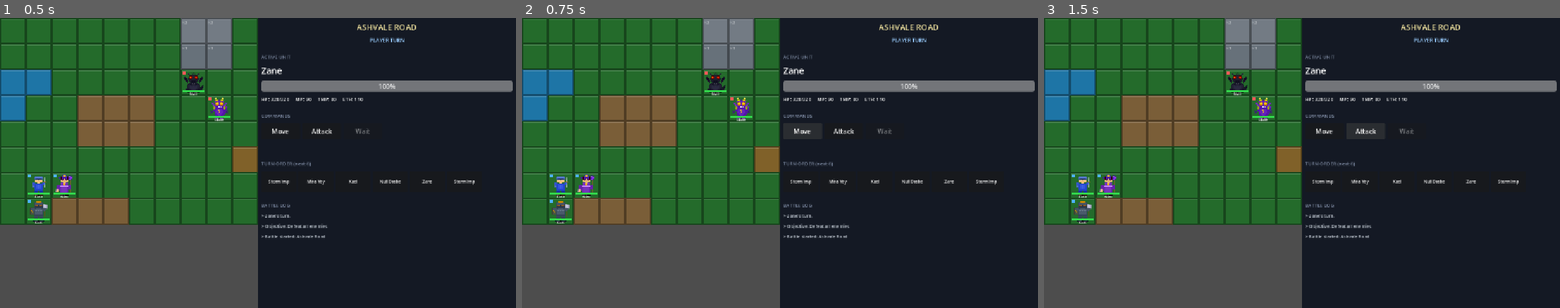
Above: before the commit, frames 1-3 (left to right).
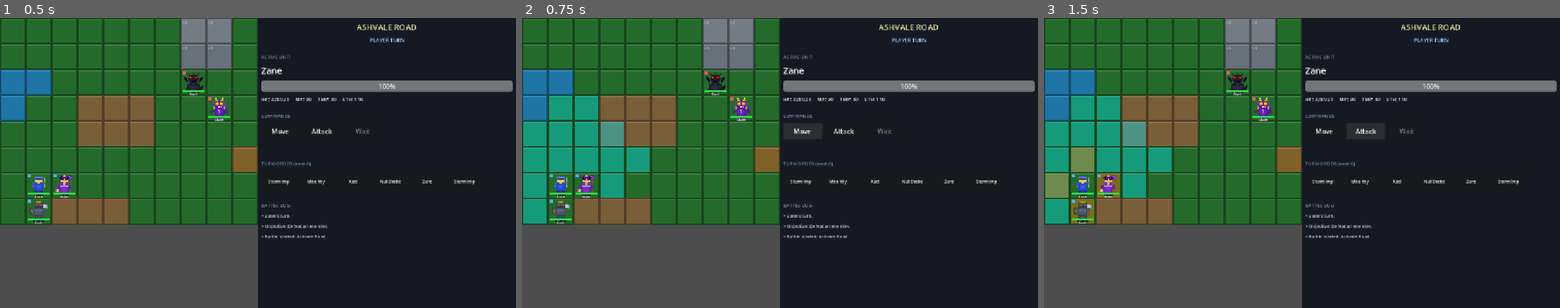
Above: after the commit, the same moments.

Repository: Rando2020/ProjectTactic
Game: Godot game, scene res://scenes/Battle.tscn
Same seed, same stepped clock (60 frames per second), same inputs: the game is played once before the commit and once after it.
Inputs:
- Up to frame 1 (0.5 s): no input
- Up to frame 2 (0.75 s): click "Move" at 0.5 s
- Up to frame 3 (1.5 s): click "Attack" at 1.25 s

Frame 1 is identical in both runs. In frame 2, 5.3% of the frame differs, in the area x 0-25%, y 26-71%; in frame 3, 5.7%.
Error before the commit: Parse Error: Cannot infer the type of "next" variable because the value doesn't have a set type. (res://scripts/grid/GridSystem.gd:32)

Commit message:
Fix GridSystem.gd Variant inference errors for Godot 4.6 strict mode
- Typed DIRECTIONS_CARDINAL/ALL as Array[Vector2i] so for-loop vars
  are Vector2i not Variant (fixes 'cannot infer type of next' error)
- Replaced all dict.get(key, null) patterns with has()+typed index
  to avoid 'Variant inference treated as error' warnings
- Replaced tile.has("key") with tile.get("key", default) for cleaner
  typed Dictionary access
- Fixed unused 'caster' param in CombatResolver.resolve_heal -> _caster

Co-Authored-By: Claude Sonnet 4.6 <noreply@anthropic.com>

Diff:
--- a/godot/scripts/grid/GridSystem.gd
+++ b/godot/scripts/grid/GridSystem.gd
@@ -1,43 +1,40 @@
 ## GridSystem.gd
 ## Pure grid math. No nodes, no rendering. Stateless utility functions.
-## Used by TacticalGrid, BattleManager, AI, and pathfinding.
 
 class_name GridSystem
 extends RefCounted
 
-const DIRECTIONS_CARDINAL := [
+const DIRECTIONS_CARDINAL: Array[Vector2i] = [
 	Vector2i(0, -1),  # N
 	Vector2i(1, 0),   # E
 	Vector2i(0, 1),   # S
 	Vector2i(-1, 0),  # W
 ]
 
-const DIRECTIONS_ALL := [
+const DIRECTIONS_ALL: Array[Vector2i] = [
 	Vector2i(0, -1), Vector2i(1, 0), Vector2i(0, 1), Vector2i(-1, 0),
 	Vector2i(1, -1), Vector2i(1, 1), Vector2i(-1, 1), Vector2i(-1, -1),
 ]
 
-const FACING_NAMES := { Vector2i(0,-1):"N", Vector2i(1,0):"E", Vector2i(0,1):"S", Vector2i(-1,0):"W" }
-
 
 ## Returns true if position is within the map bounds
 static func is_inside_map(pos: Vector2i, map_width: int, map_height: int) -> bool:
 	return pos.x >= 0 and pos.x < map_width and pos.y >= 0 and pos.y < map_height
 
 
-## Returns all cardinal neighbor positions inside the map
+## Returns all cardinal neighbour positions inside the map
 static func get_adjacent(pos: Vector2i, map_width: int, map_height: int) -> Array[Vector2i]:
 	var adj: Array[Vector2i] = []
-	for dir in DIRECTIONS_CARDINAL:
-		var next := pos + dir
+	for dir: Vector2i in DIRECTIONS_CARDINAL:
+		var next: Vector2i = pos + dir
 		if GridSystem.is_inside_map(next, map_width, map_height):
 			adj.append(next)
 	return adj
 
 
-## Returns all positions within move_range tiles using Dijkstra BFS.
-## tiles_dict: { Vector2i: Dictionary } with keys: move_cost, height, blocks_movement
-## unit_positions: Array[Vector2i] of occupied tiles (excluding mover)
+## Returns all positions reachable within move_range using Dijkstra BFS.
+## tiles_dict: Dictionary{ Vector2i -> Dictionary }
+## unit_positions: Array of occupied Vector2i (excluding the mover)
 static func get_move_range(
 	origin: Vector2i,
 	move_range: int,
@@ -47,50 +44,46 @@
 	map_height: int
 ) -> Array[Vector2i]:
 	var result: Array[Vector2i] = []
-	var frontier: Array = [ { "pos": origin, "cost": 0 } ]
-	var visited := {}
+	var frontier: Array[Dictionary] = [ { "pos": origin, "cost": 0 } ]
+	var visited: Dictionary = {}
 	visited[origin] = 0
 	while frontier.size() > 0:
-		frontier.sort_custom(func(a, b): return a["cost"] < b["cost"])
-		var current = frontier.pop_front()
+		frontier.sort_custom(func(a: Dictionary, b: Dictionary) -> bool: return a["cost"] < b["cost"])
+		var current: Dictionary = frontier.pop_front()
 		var current_pos: Vector2i = current["pos"]
 		var current_cost: int = current["cost"]
-		for dir in DIRECTIONS_CARDINAL:
+		for dir: Vector2i in DIRECTIONS_CARDINAL:
 			var next_pos: Vector2i = current_pos + dir
 			if not GridSystem.is_inside_map(next_pos, map_width, map_height):
 				continue
 			if unit_positions.has(next_pos):
 				continue
-			var tile = tiles_dict.get(next_pos, null)
-			if tile == null:
-				continue
-			if tile.has("blocks_movement") and tile.blocks_movement:
-				continue
-			var step_cost: int = 1
-			if tile.has("move_cost"):
-				step_cost = tile.move_cost
-			var current_tile = tiles_dict.get(current_pos, null)
+			if not tiles_dict.has(next_pos):
+				continue
+			var tile: Dictionary = tiles_dict[next_pos]
+			if tile.get("blocks_movement", false):
+				continue
+			var step_cost: int = tile.get("move_cost", 1)
 			var current_height: int = 0
-			if current_tile and current_tile.has("height"):
-				current_height = current_tile.height
-			var next_height: int = 0
-			if tile.has("height"):
-				next_height = tile.height
-			var height_diff := abs(next_height - current_height)
-			var new_cost: int = current_cost + step_cost + height_diff
+			if tiles_dict.has(current_pos):
+				var ct: Dictionary = tiles_dict[current_pos]
+				current_height = ct.get("height", 0)
+			var next_height: int = tile.get("height", 0)
+			var new_cost: int = current_cost + step_cost + abs(next_height - current_height)
 			if new_cost > move_range:
 				continue
-			var prev_cost = visited.get(next_pos, null)
-			if prev_cost == null or new_cost < prev_cost:
+			var prev: Variant = visited.get(next_pos, null)
+			if prev == null or new_cost < int(prev):
 				visited[next_pos] = new_cost
 				frontier.append({ "pos": next_pos, "cost": new_cost })
-	for pos_key in visited.keys():
-		if pos_key != origin:
-			result.append(pos_key)
+	for pos_key: Variant in visited.keys():
+		var p: Vector2i = pos_key
+		if p != origin:
+			result.append(p)
 	return result
 
 
-## Returns the shortest path from start to goal as Array[Vector2i].
+## Returns the shortest path from start to goal using A*.
 ## Returns empty array if no path exists.
 static func find_path(
 	start: Vector2i,
@@ -108,39 +101,35 @@
 	var f_score: Dictionary = { start: GridSystem.manhattan(start, goal) }
 	while open_set.size() > 0:
 		var inf := 9999999
-		open_set.sort_custom(func(a, b): return f_score.get(a, inf) < f_score.get(b, inf))
+		open_set.sort_custom(func(a: Vector2i, b: Vector2i) -> bool:
+			return f_score.get(a, inf) < f_score.get(b, inf))
 		var current: Vector2i = open_set.pop_front()
 		if current == goal:
 			var path: Array[Vector2i] = [current]
-			var cursor := current
+			var cursor: Vector2i = current
 			while came_from.has(cursor):
 				cursor = came_from[cursor]
 				path.append(cursor)
 			path.reverse()
 			return path
-		for dir in DIRECTIONS_CARDINAL:
+		for dir: Vector2i in DIRECTIONS_CARDINAL:
 			var neighbor: Vector2i = current + dir
 			if not GridSystem.is_inside_map(neighbor, map_width, map_height):
 				continue
 			if unit_positions.has(neighbor) and neighbor != goal:
 				continue
-			var tile = tiles_dict.get(neighbor, null)
-			if tile == null:
-				continue
-			if tile.has("blocks_movement") and tile.blocks_movement:
-				continue
-			var step_cost: int = 1
-			if tile.has("move_cost"):
-				step_cost = tile.move_cost
-			var current_tile = tiles_dict.get(current, null)
+			if not tiles_dict.has(neighbor):
+				continue
+			var tile: Dictionary = tiles_dict[neighbor]
+			if tile.get("blocks_movement", false):
+				continue
+			var step_cost: int = tile.get("move_cost", 1)
 			var current_height: int = 0
-			if current_tile and current_tile.has("height"):
-				current_height = current_tile.height
-			var neighbor_height: int = 0
-			if tile.has("height"):
-				neighbor_height = tile.height
-			var height_diff := abs(neighbor_height - current_height)
-			var tentative_g: int = g_score.get(current, 9999999) + step_cost + height_diff
+			if tiles_dict.has(current):
+				var ct: Dictionary = tiles_dict[current]
+				current_height = ct.get("height", 0)
+			var neighbor_height: int = tile.get("height", 0)
+			var tentative_g: int = g_score.get(current, 9999999) + step_cost + abs(neighbor_height - current_height)
 			if tentative_g < g_score.get(neighbor, 9999999):
 				came_from[neighbor] = current
 				g_score[neighbor] = tentative_g
@@ -150,7 +139,7 @@
 	return []
 
 
-## Returns tiles within attack range from origin
+## Returns tiles within [min_range, max_range] Manhattan distance from origin.
 static func get_attack_range(
 	origin: Vector2i,
 	min_range: int,
@@ -161,7 +150,7 @@
 	var result: Array[Vector2i] = []
 	for y in range(map_height):
 		for x in range(map_width):
-			var pos: Vector2i = Vector2i(x, y)
+			var pos := Vector2i(x, y)
 			var dist: int = GridSystem.manhattan(origin, pos)
 			if dist == 0:
 				continue
@@ -179,7 +168,7 @@
 	return abs(a.x - b.x) + abs(a.y - b.y)
 
 
-## Returns facing string "N"/"E"/"S"/"W" based on movement delta
+## Returns "N"/"E"/"S"/"W" based on movement delta
 static func facing_from_delta(from: Vector2i, to: Vector2i) -> String:
 	var delta := Vector2i(sign(to.x - from.x), sign(to.y - from.y))
 	if abs(to.x - from.x) >= abs(to.y - from.y):
@@ -187,62 +176,51 @@
 	return "S" if delta.y > 0 else "N"
 
 
-## Returns true if there is line of sight between two positions.
-static func has_line_of_sight(
-	from: Vector2i,
-	to: Vector2i,
-	tiles_dict: Dictionary
-) -> bool:
-	var x0 = from.x
-	var y0 = from.y
-	var x1 = to.x
-	var y1 = to.y
-	var dx = abs(x1 - x0)
-	var dy = -abs(y1 - y0)
-	var sx = 1 if x0 < x1 else -1
-	var sy = 1 if y0 < y1 else -1
-	var err = dx + dy
-	var origin_tile = tiles_dict.get(from, null)
+## Bresenham line-of-sight check.
+static func has_line_of_sight(from: Vector2i, to: Vector2i, tiles_dict: Dictionary) -> bool:
+	var x0: int = from.x
+	var y0: int = from.y
+	var x1: int = to.x
+	var y1: int = to.y
+	var dx: int = abs(x1 - x0)
+	var dy: int = -abs(y1 - y0)
+	var sx: int = 1 if x0 < x1 else -1
+	var sy: int = 1 if y0 < y1 else -1
+	var err: int = dx + dy
 	var base_height: int = 0
-	if origin_tile and origin_tile.has("height"):
-		base_height = origin_tile.height
+	if tiles_dict.has(from):
+		var ot: Dictionary = tiles_dict[from]
+		base_height = ot.get("height", 0)
 	while true:
-		var current_pos: Vector2i = Vector2i(x0, y0)
-		if current_pos != from and current_pos != to:
-			var tile = tiles_dict.get(current_pos, null)
-			if tile == null:
+		var cur := Vector2i(x0, y0)
+		if cur != from and cur != to:
+			if not tiles_dict.has(cur):
 				return false
-			var tile_height: int = 0
-			if tile.has("height"):
-				tile_height = tile.height
-			if abs(tile_height - base_height) > 1:
+			var tile: Dictionary = tiles_dict[cur]
+			if abs(tile.get("height", 0) - base_height) > 1:
 				return false
-			if tile.has("blocks_line_of_sight") and tile.blocks_line_of_sight:
+			if tile.get("blocks_line_of_sight", false):
 				return false
-		if current_pos == to:
+		if cur == to:
 			break
-		var e2 = 2 * err
+		var e2: int = 2 * err
 		if e2 >= dy:
-			if x0 == x1:
-				pass
-			else:
+			if x0 != x1:
 				err += dy
 				x0 += sx
 		if e2 <= dx:
-			if y0 == y1:
-				pass
-			else:
+			if y0 != y1:
 				err += dx
 				y0 += sy
 	return true
 
 
-## Converts grid position to world pixel position (centered on tile)
+## Grid → world pixel (tile centre)
 static func grid_to_world(grid_pos: Vector2i, tile_size: Vector2i) -> Vector2:
 	return Vector2(grid_pos.x * tile_size.x + tile_size.x * 0.5,
 				   grid_pos.y * tile_size.y + tile_size.y * 0.5)
 
 
-## Converts world pixel position to grid position
+## World pixel → grid position
 static func world_to_grid(world_pos: Vector2, tile_size: Vector2i) -> Vector2i:
 	return Vector2i(int(world_pos.x / tile_size.x), int(world_pos.y / tile_size.y))
